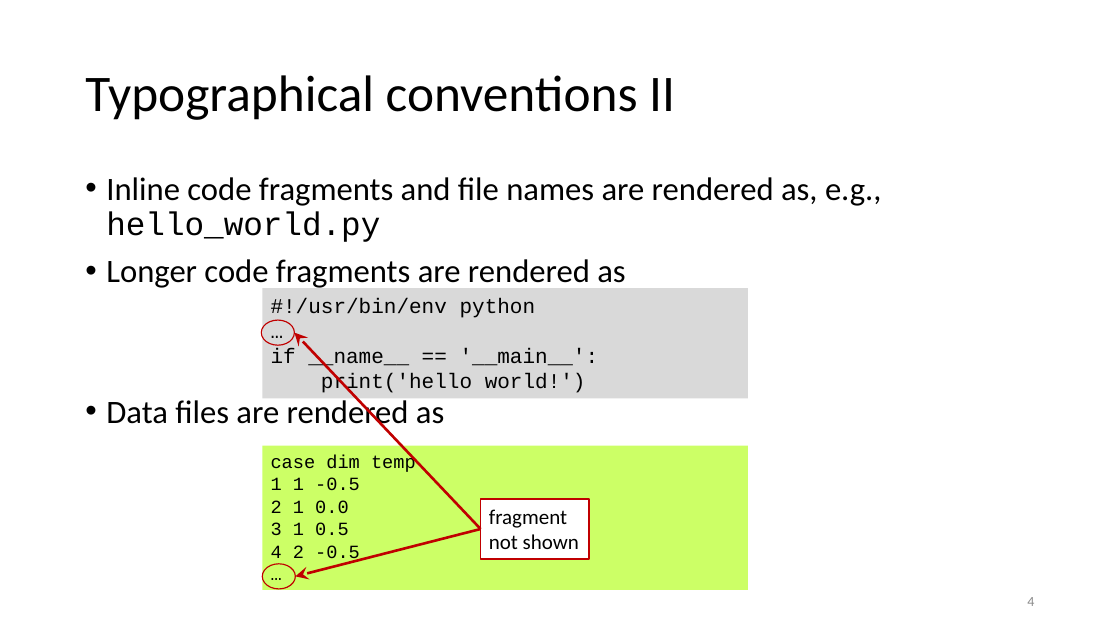
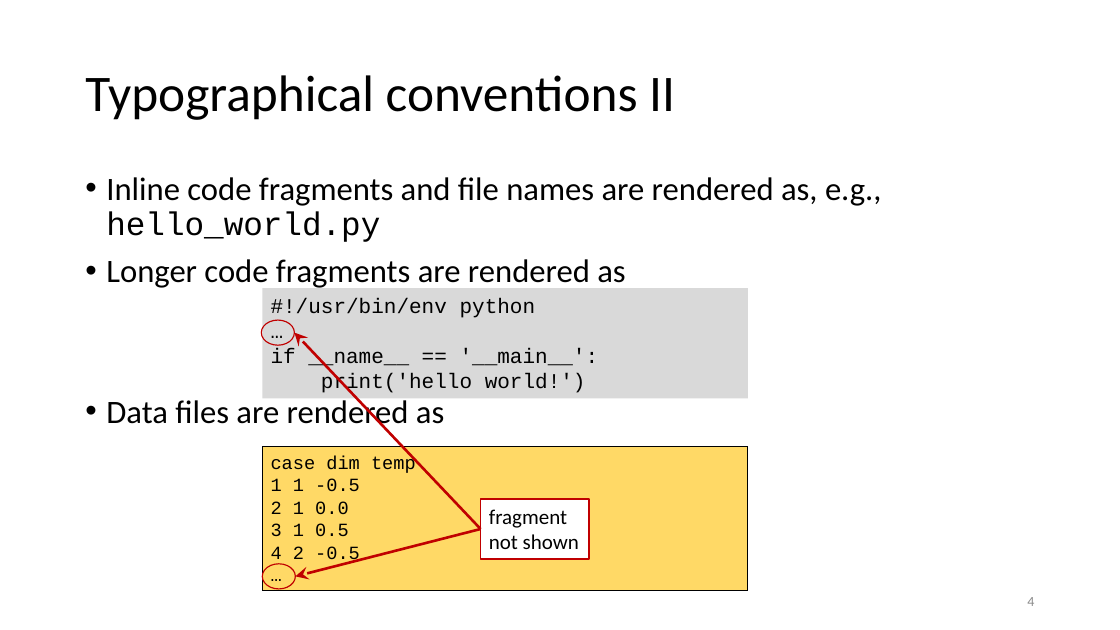
Before and after one commit to gjbex/Python-for-systems-programming, a slide deck: slide 4 of python_for_systems_programming.pptx. Drawn at 1120x630 pixels with LibreOffice and Linux fonts; fonts in the diff are those of the drawing. Boxes give left, top, right and bottom in pixels: in the first picture for what was removed or moved away, otherwise in the second. Text is boxed around its words. In the diff, an @@ line names an element or a change of style, - is before the commit and + after.

Commit message:
Improve slide formatting

```diff
--- a/python_for_systems_programming.pptx
+++ b/python_for_systems_programming.pptx
@@ rectangle "case dim temp" at bbox=[262, 447, 748, 592]: fill #CCFF66 to #FFD966; outline none to #000000 0.75 pt @@
```
Also in this commit, not shown: 5 other slides changed.
